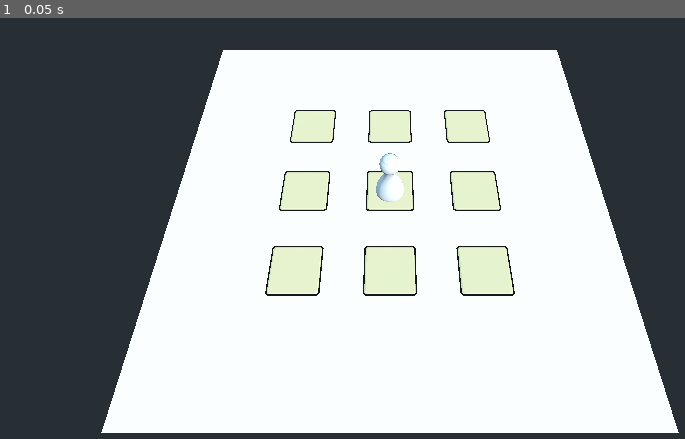
Above: before the commit, frame 1.
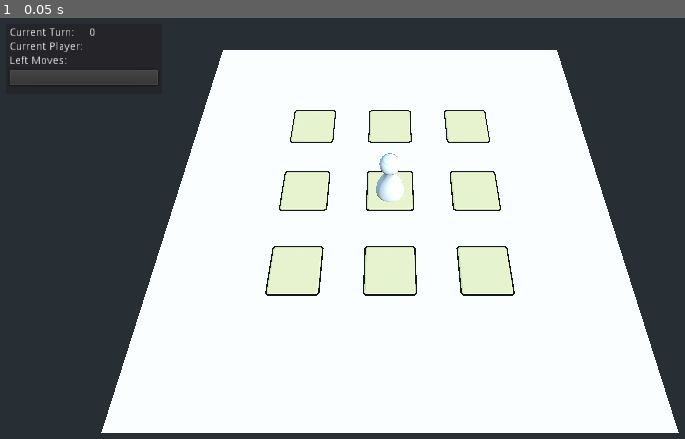
Above: after the commit, the same moment.

Repository: CodedOre/Stadtrally
Game: Godot game, scene res://scenes/game/RallyGame.tscn
Two runs of this game, one before a commit and one after it. Both use one fixed random seed, a clock stepped at 60 frames per second and the inputs below.
Inputs:
- Up to frame 1 (0.05 s): no input

The runs differ from the first frame. In frame 1, 0.5% of the frame differs, in the area x 1-24%, y 2-16%.

Commit message:
Create a simple UI for game information

Diff:
--- a/scenes/game/RallyGame.tscn
+++ b/scenes/game/RallyGame.tscn
@@ -1,12 +1,15 @@
-[gd_scene load_steps=4 format=2]
+[gd_scene load_steps=5 format=2]
 
 [ext_resource path="res://scripts/game/GameInput.gd" type="Script" id=1]
 [ext_resource path="res://scripts/game/RallyGame.gd" type="Script" id=2]
 [ext_resource path="res://demo/DemoBoard.tscn" type="PackedScene" id=3]
+[ext_resource path="res://scenes/gui/GameHud.tscn" type="PackedScene" id=4]
 
 [node name="RallyGame" type="Spatial"]
 script = ExtResource( 2 )
 game_board = ExtResource( 3 )
 
+[node name="GameHud" parent="." instance=ExtResource( 4 )]
+
 [node name="GameInput" type="Spatial" parent="."]
 script = ExtResource( 1 )
--- /dev/null
+++ b/scenes/gui/GameHud.tscn
@@ -0,0 +1,68 @@
+[gd_scene load_steps=2 format=2]
+
+[ext_resource path="res://scripts/gui/GameHud.gd" type="Script" id=1]
+
+[node name="GameHud" type="Control"]
+anchor_right = 1.0
+anchor_bottom = 1.0
+script = ExtResource( 1 )
+
+[node name="HudPanel" type="Panel" parent="."]
+margin_left = 20.0
+margin_top = 20.0
+margin_right = 220.0
+margin_bottom = 110.0
+
+[node name="PanelBox" type="VBoxContainer" parent="HudPanel"]
+anchor_right = 1.0
+anchor_bottom = 1.0
+margin_left = 5.0
+margin_top = 5.0
+margin_right = -5.0
+margin_bottom = -5.0
+
+[node name="InformationGrid" type="GridContainer" parent="HudPanel/PanelBox"]
+margin_right = 190.0
+margin_bottom = 50.0
+columns = 2
+
+[node name="TurnsLabel" type="Label" parent="HudPanel/PanelBox/InformationGrid"]
+margin_right = 98.0
+margin_bottom = 14.0
+text = "Current Turn: "
+
+[node name="TurnsValue" type="Label" parent="HudPanel/PanelBox/InformationGrid"]
+margin_left = 102.0
+margin_right = 110.0
+margin_bottom = 14.0
+text = "0"
+
+[node name="PlayerLabel" type="Label" parent="HudPanel/PanelBox/InformationGrid"]
+margin_top = 18.0
+margin_right = 98.0
+margin_bottom = 32.0
+text = "Current Player: "
+
+[node name="PlayerValue" type="Label" parent="HudPanel/PanelBox/InformationGrid"]
+margin_left = 102.0
+margin_top = 18.0
+margin_right = 110.0
+margin_bottom = 32.0
+
+[node name="MovesLabel" type="Label" parent="HudPanel/PanelBox/InformationGrid"]
+margin_top = 36.0
+margin_right = 98.0
+margin_bottom = 50.0
+text = "Left Moves: "
+
+[node name="MovesValue" type="Label" parent="HudPanel/PanelBox/InformationGrid"]
+margin_left = 102.0
+margin_top = 36.0
+margin_right = 110.0
+margin_bottom = 50.0
+
+[node name="NextButton" type="Button" parent="HudPanel/PanelBox"]
+margin_top = 54.0
+margin_right = 190.0
+margin_bottom = 74.0
+disabled = true
--- /dev/null
+++ b/scripts/gui/GameHud.gd
@@ -0,0 +1,110 @@
+# Copyright 2022, Frederick Schenk
+
+# --- GameHud Script ---
+# Provides information about the game to the user.
+
+extends Control
+
+# -- Enums --
+
+# - The status for the next button -
+enum NextStatus {
+	DEACTIVE,
+	NEXT_PLAYER,
+	NEXT_TURN
+}
+
+
+# -- Nodes --
+
+# - The information labels -
+onready var turns_label : Label = $HudPanel/PanelBox/InformationGrid/TurnsValue
+onready var player_label : Label = $HudPanel/PanelBox/InformationGrid/PlayerValue
+onready var moves_label : Label = $HudPanel/PanelBox/InformationGrid/MovesValue
+
+# - The next button -
+onready var next_button : Button = $HudPanel/PanelBox/NextButton
+
+
+# -- Properties --
+
+# - Information about the game -
+export (int) var current_turn setget set_current_turn, get_current_turn
+export (int) var current_player setget set_current_player, get_current_player
+export (int) var left_moves setget set_left_moves, get_left_moves
+
+# - The status for the next button -
+export (NextStatus) var next_status setget set_next_status, get_next_status
+
+
+# -- Signals --
+
+# - When the next button was pressed -
+signal next_action ()
+
+
+# -- Variables --
+
+# - Information about the game -
+var __current_turn : int = 0
+var __current_player : int = 0
+var __left_moves : int = 0
+
+# - The status for the next button -
+var __next_status : int = NextStatus.DEACTIVE
+
+
+# -- Functions --
+
+# - Get the current turn indicator -
+func get_current_turn () -> int:
+	return __current_turn
+
+# - Set the current turn indicator -
+func set_current_turn (value : int) -> void:
+	__current_turn = value
+	if turns_label != null:
+		turns_label.text = str (__current_turn)
+
+# - Get the current turn indicator -
+func get_current_player () -> int:
+	return __current_player
+
+# - Set the current turn indicator -
+func set_current_player (value : int) -> void:
+	__current_player = value
+	if player_label != null:
+		player_label.text = str (__current_player)
+
+# - Get the current turn indicator -
+func get_left_moves () -> int:
+	return __left_moves
+
+# - Set the current turn indicator -
+func set_left_moves (value : int) -> void:
+	__left_moves = value
+	if moves_label != null:
+		moves_label.text = str (__left_moves)
+
+# - Get the NextButton status -
+func get_next_status () -> int:
+	return __next_status
+
+# - Set the NextButton status -
+func set_next_status (value : int) -> void:
+	__next_status = value
+	match value:
+		NextStatus.DEACTIVE:
+			if next_button != null:
+				next_button.text = "Your turn"
+				next_button.disabled = true
+		NextStatus.NEXT_PLAYER:
+			if next_button != null:
+				next_button.text = "Next Player"
+				next_button.disabled = false
+		NextStatus.NEXT_TURN:
+			if next_button != null:
+				next_button.text = "Next Turn"
+				next_button.disabled = false
+		_:
+			push_error ("Value for next_status not an NextStatus enum!")
